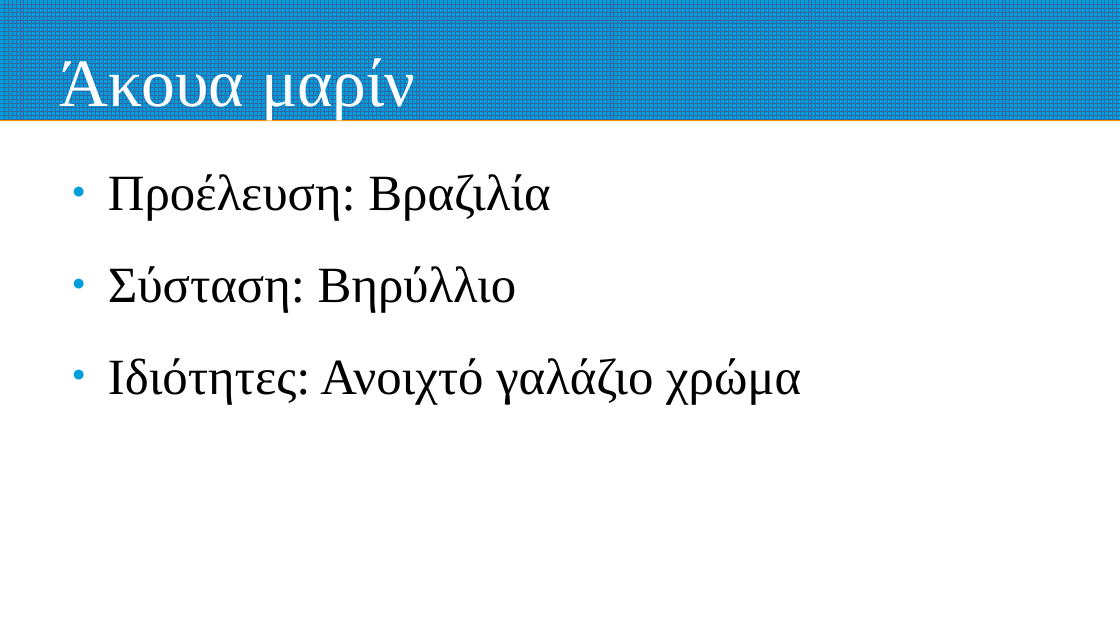
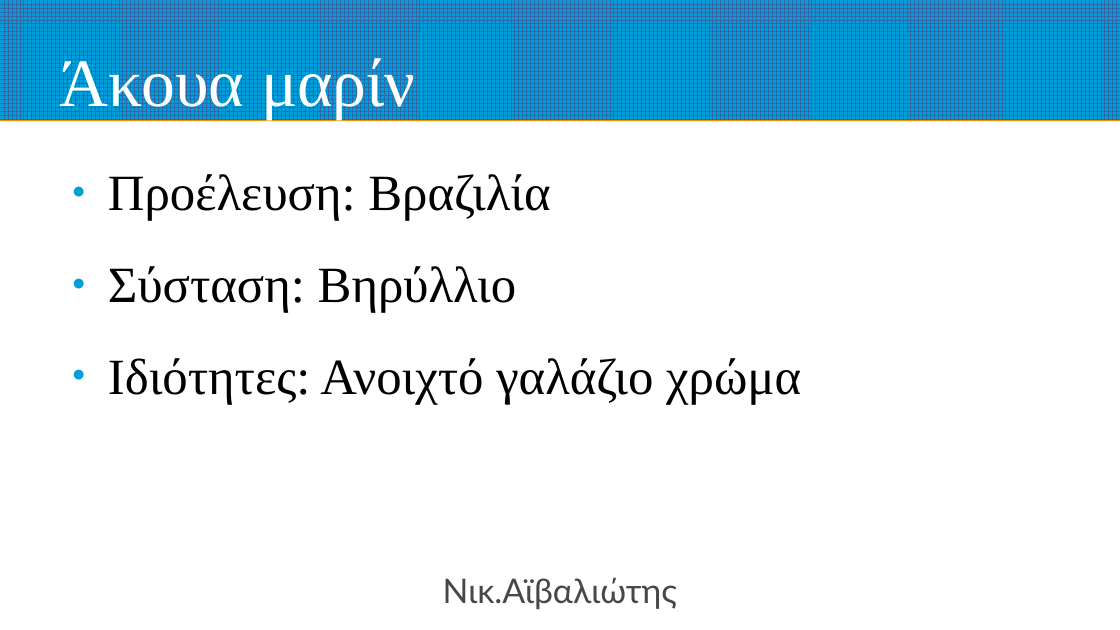
Before and after one commit to nickaiva/epas, a slide deck: slide 18 of preciousStones.odp. Drawn at 1120x630 pixels with LibreOffice and Linux fonts; fonts in the diff are those of the drawing. Boxes give left, top, right and bottom in pixels: in the first picture for what was removed or moved away, otherwise in the second. Text is boxed around its words. In the diff, an @@ line names an element or a change of style, - is before the commit and + after.

```diff
--- a/preciousStones.odp
+++ b/preciousStones.odp
@@ text added at (443,577,677,610), 24 pt, text #484848 @@
+Νικ.Αϊβαλιώτης
```
Also in this commit, not shown: 35 other slides changed, 1 other file.
